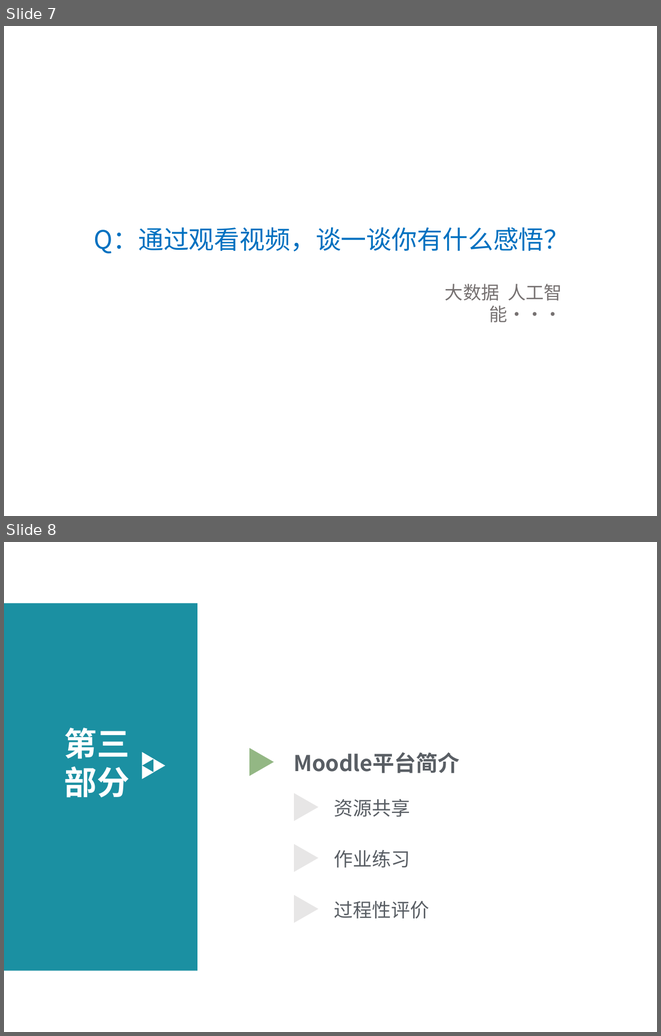
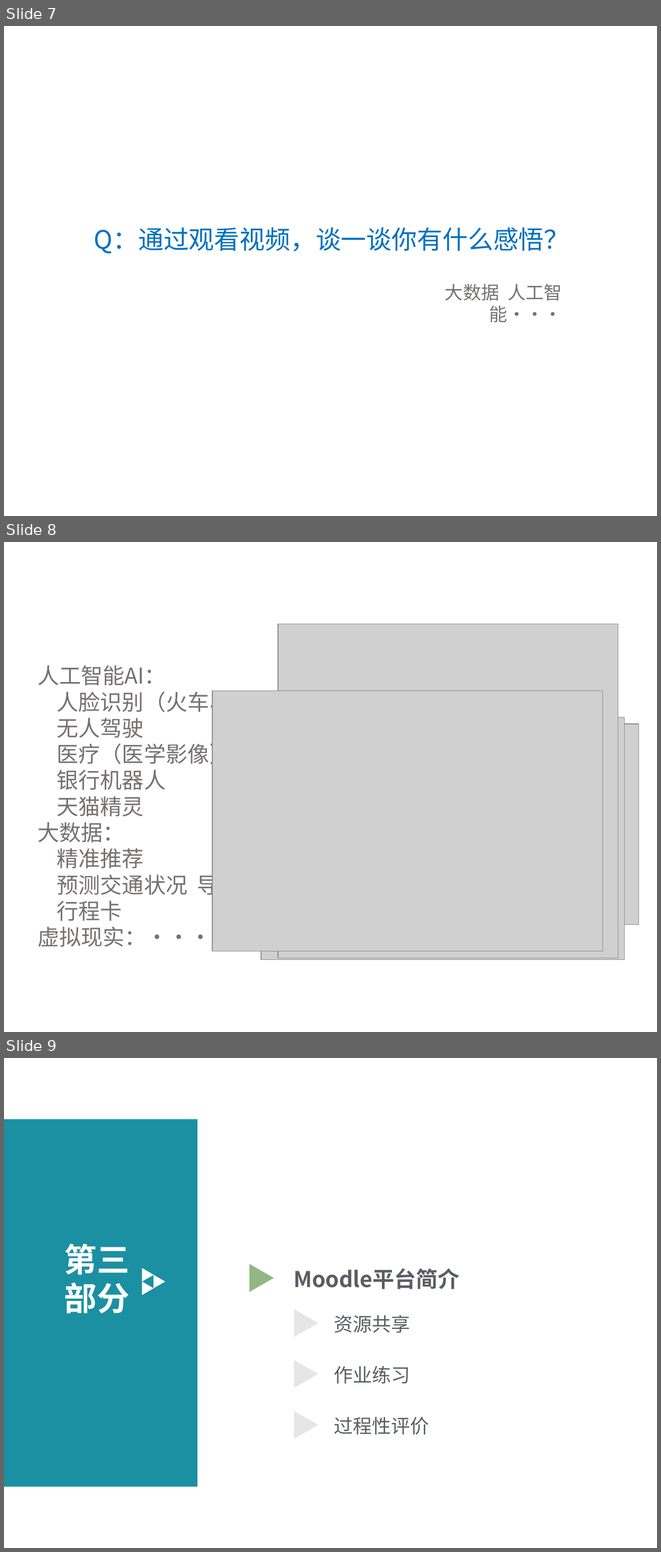
Before and after one commit to hongm32/2020design, a slide deck: 【第01课】感知数据/【第01课】开学第一课.pptx. Shown one above the other, each under a label of ours: slides 7 and 8 before the commit, slides 7, 8 and 9 after it. The pictures are 661x1036 and 661x1552 pixels, drawn with LibreOffice and Linux fonts; fonts in the diff are those of the drawing; grey boxes stand for pictures; background and template pictures are left out. Boxes give left, top, right and bottom in pixels: in the first picture for what was removed or moved away, otherwise in the second. Text is boxed around its words. In the diff, an @@ line names an element or a change of style, - is before the commit and + after.

```diff
--- a/【第01课】感知数据/【第01课】开学第一课.pptx
+++ b/【第01课】感知数据/【第01课】开学第一课.pptx
@@ slide 8 added at [4,542,657,1032], background #FFFFFF; not listed: 2 template elements that a slide beside it also shows @@
@@ picture added at [278,624,618,958] @@
@@ text added at [37,665,427,946], 24 pt, text #767171 @@
+人工智能AI：
+人脸识别（火车、上班签到、支付宝）
+无人驾驶
+医疗（医学影像）、教育
+银行机器人
+天猫精灵
+大数据：
+精准推荐
+预测交通状况 导航规划路线
+行程卡
+虚拟现实：···
@@ picture added at [212,691,603,951] @@
@@ picture added at [246,723,639,924] @@
@@ picture added at [261,717,624,959] @@
@@ picture added at [345,723,626,897] @@
@@ what was slide 8 is now slide 9 @@
```
Also in this commit, not shown: 1 slide changed, 2 other slides added.
